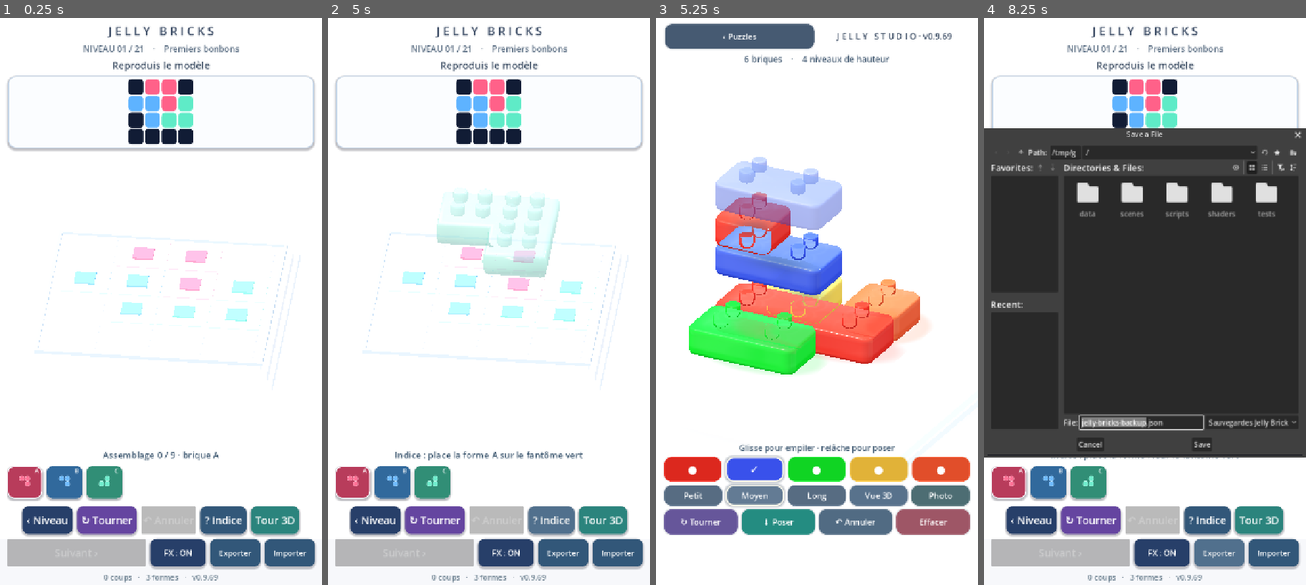
Above: before the commit, frames 1-4 (left to right).
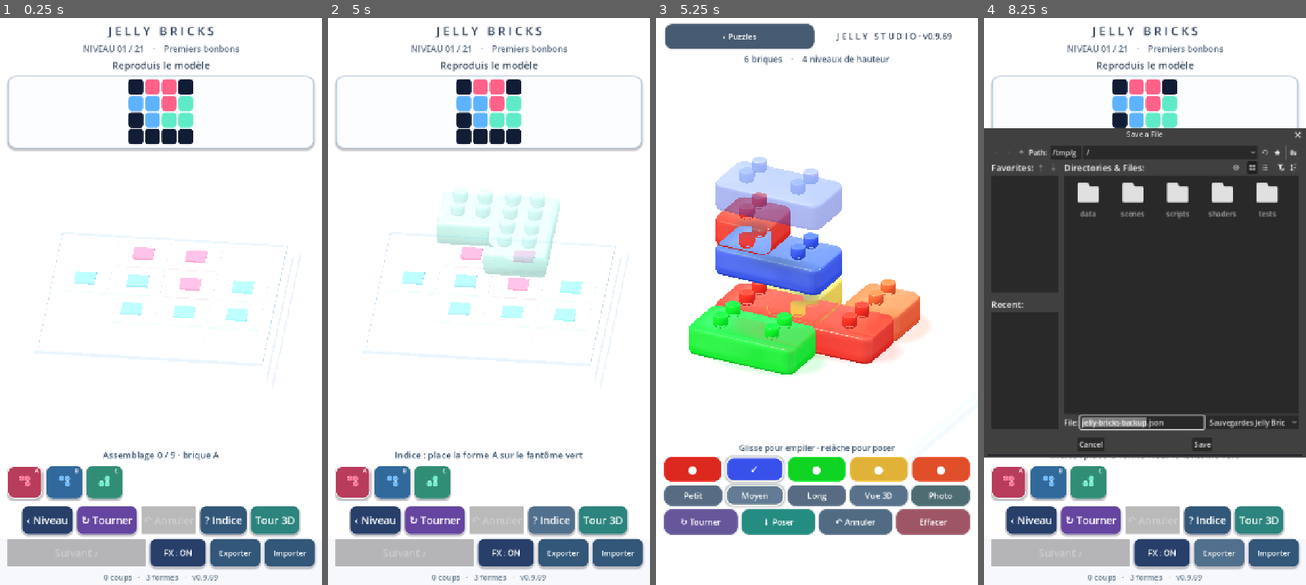
Above: after the commit, the same moments.

Repository: dbrckk/Jelly-bricks
Game: Godot game, scene res://scenes/main.tscn
The game is run twice, just before and just after one commit, with the same random seed, the same clock (stepped at 60 frames per second) and the same inputs.
Inputs (mouse positions are in pixels of both pictures, inside the frame that each line leads up to):
- Up to frame 1 (0.25 s): no input
- Up to frame 2 (5 s): click (353, 482) at 0.52 s; click (392, 482) at 1.27 s; click (431, 482) at 2.02 s; click "‹ Niveau" at 2.75 s; click "↻ Tourner" at 3.5 s; click "? Indice" at 4.25 s
- Up to frame 3 (5.25 s): click "Tour 3D" at 5 s
- Up to frame 4 (8.25 s): click "‹ Puzzles" at 5.75 s; click "FX : ON" at 6.5 s; click "FX : OFF" at 7.25 s; click "Exporter" at 8 s

Frames 1-2 are identical in both runs. In frame 3, 1.1% of the frame differs, in the area x 18-75%, y 31-57%; in frame 4, 1.0%.

Commit message:
fix(godot): fill translucent stud walls as solid dyed jelly instead of hollow rings

Diff:
--- a/native-godot/shaders/jelly.gdshader
+++ b/native-godot/shaders/jelly.gdshader
@@ -777,4 +777,19 @@
         light_path_alpha + optical_dye -
         central_transmission * .048 + thickness_opacity * .016;
     ALPHA = clamp(tinted_alpha, 0.0, 1.0);
+    // The stud and its rounded side are molded from the SAME pigmented
+    // solid gel as the body, not a thin hollow glass cylinder. In the
+    // existing 0.94-alpha material, the stud's rear wall shone THROUGH its
+    // front wall and made a dark open ring in real Android/Mesa renders.
+    // Fill only the upper 3D stud volume progressively after its root:
+    // the shell's actual top stops below y=.599, whereas every stud
+    // extends from y=.592 to .798. This preserves the wet root join while
+    // suppressing rear-face/double-wall outlines on the upper stud.
+    // Ghosts have studio_pigment=.72, so their transparent preview is
+    // unchanged. All classic puzzle materials have studio_glass=0.
+    if (studio_glass > .001 && studio_pigment > .82 &&
+            jelly_local.y > .599) {
+        float stud_filled = smoothstep(.602, .655, jelly_local.y);
+        ALPHA = mix(ALPHA, .998, stud_filled);
+    }
 }
